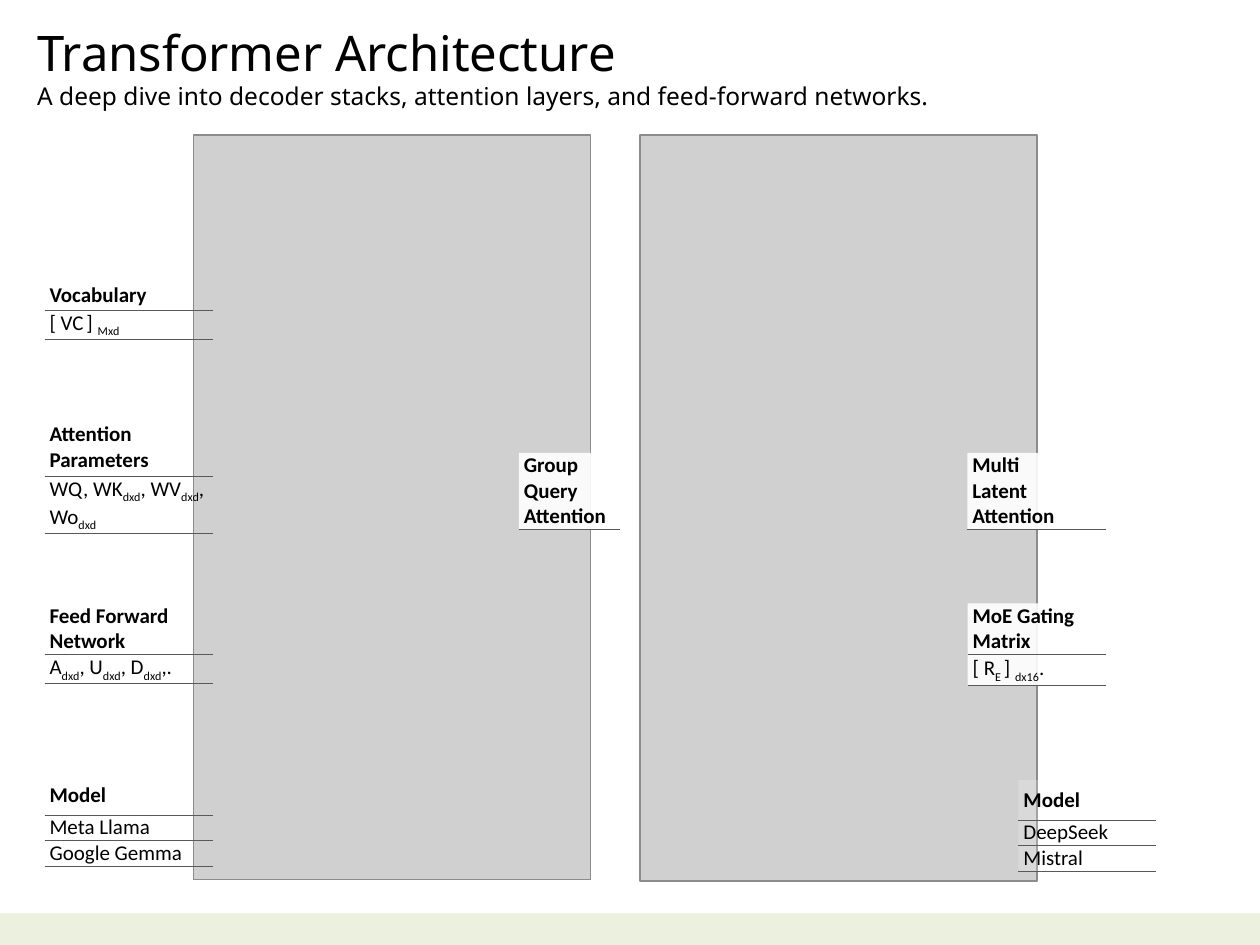
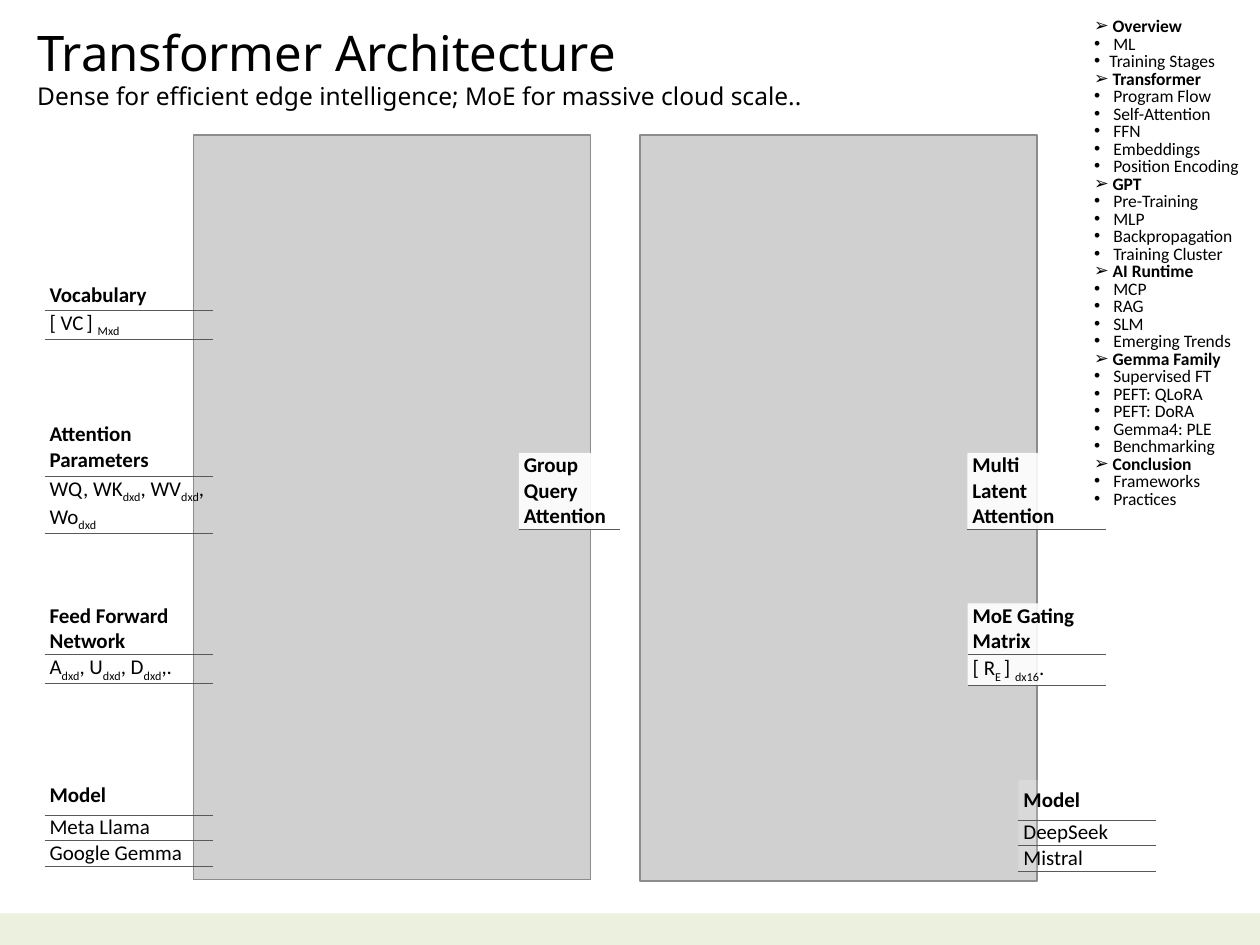
Before and after one commit to navibator/crazy-ai, a slide deck: slide 7 of ai.pptx. Drawn at 1260x945 pixels with LibreOffice and Linux fonts; fonts in the diff are those of the drawing; grey boxes stand for pictures. Boxes give left, top, right and bottom in pixels: in the first picture for what was removed or moved away, otherwise in the second. Text is boxed around its words. In the diff, an @@ line names an element or a change of style, - is before the commit and + after.

Commit message:
transformer and map

```diff
--- a/ai.pptx
+++ b/ai.pptx
@@ text added at <box>1109,19,1239,505</box>, 10 pt, text #000000 @@
+➢ Overview
+      • ML
+    • Training Stages
+➢ Transformer
+    • Program Flow
+    • Self-Attention
+    • FFN
+    • Embeddings
+    • Position Encoding
+➢ GPT
+    • Pre-Training
+    • MLP
+    • Backpropagation
+    • Training Cluster
+➢ AI Runtime
+    • MCP
+    • RAG
+    • SLM
+    • Emerging Trends
+➢ Gemma Family
+    • Supervised FT
+    • PEFT: QLoRA
+    • PEFT: DoRA
+    • Gemma4: PLE
+    • Benchmarking
+➢ Conclusion
+    • Frameworks
+    • Practices
@@ text at <box>37,86,802,111</box>: text changed @@
-A deep dive into decoder stacks, attention layers, and feed-forward networks.
+Dense for efficient edge intelligence; MoE for massive cloud scale..
```
Also in this commit, not shown: 4 other slides changed, 1 other file.
